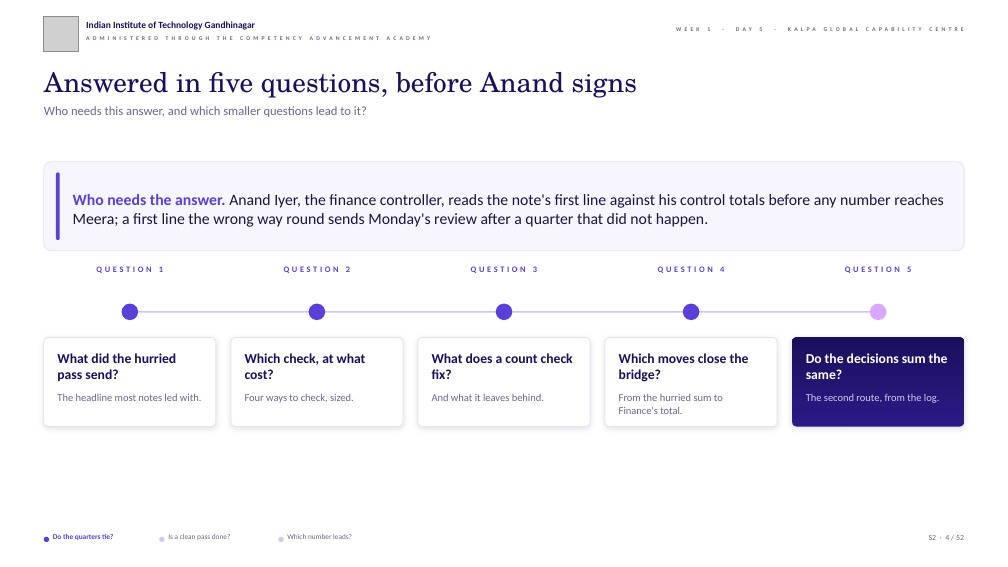
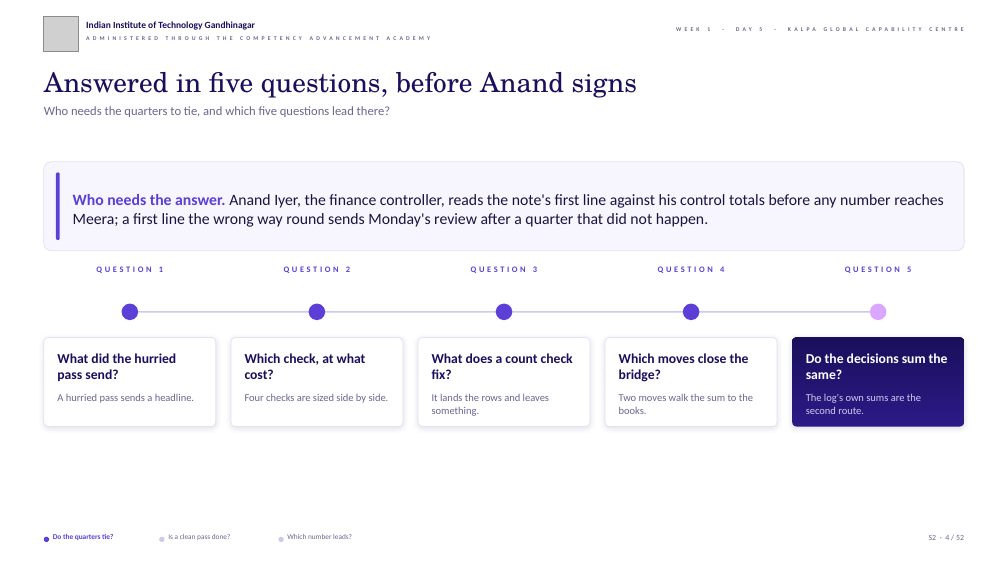
Before and after one commit to fde-academy-lab/c2-content-factory, a slide deck: slide 4 of content/W01/D5/slides/C2_W01_D05_debrief_STUDENT.pptx. Drawn at 1008x567 pixels with LibreOffice and Linux fonts; fonts in the diff are those of the drawing; grey boxes stand for pictures; background and template pictures are left out. Boxes give left, top, right and bottom in pixels: in the first picture for what was removed or moved away, otherwise in the second. Text is boxed around its words. In the diff, an @@ line names an element or a change of style, - is before the commit and + after.

```diff
--- a/content/W01/D5/slides/C2_W01_D05_debrief_STUDENT.pptx
+++ b/content/W01/D5/slides/C2_W01_D05_debrief_STUDENT.pptx
@@ text at (44,106,390,117): text changed @@
-Who needs this answer, and which smaller questions lead to it?
+Who needs the quarters to tie, and which five questions lead there?
@@ text at (57,394,194,403): text changed @@
-The headline most notes led with.
+A hurried pass sends a headline.
@@ text at (245,394,389,403): text changed @@
-Four ways to check, sized.
+Four checks are sized side by side.
@@ text at (432,393,549,416): text changed @@
-And what it leaves behind.
+It lands the rows and leaves something.
@@ text at (619,393,753,414): text changed @@
-From the hurried sum to Finance's total.
+Two moves walk the sum to the books.
@@ text at (806,393,921,414): text changed @@
-The second route, from the log.
+The log's own sums are the second route.
```
Also in this commit, not shown: 25 other slides changed, 17 other files.
